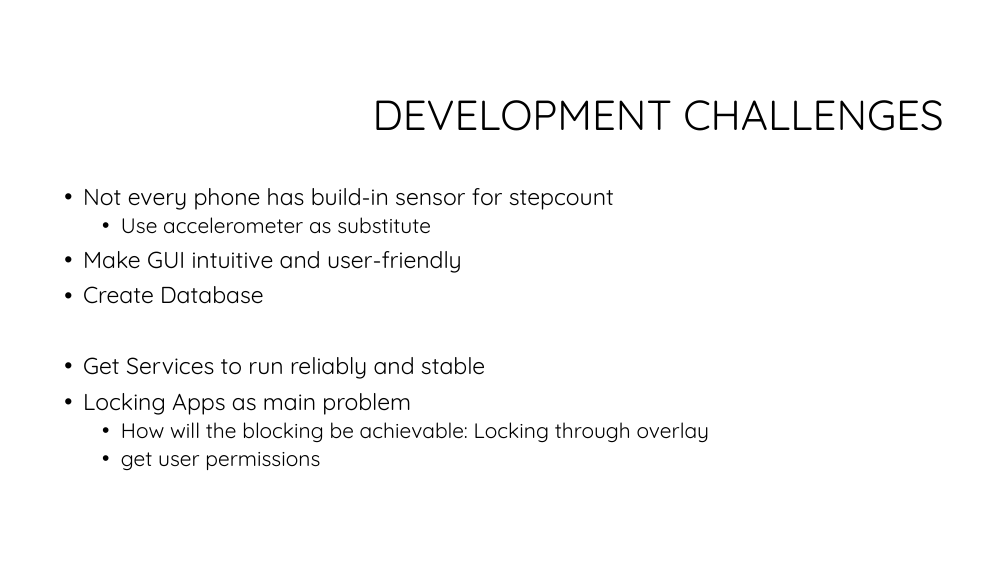
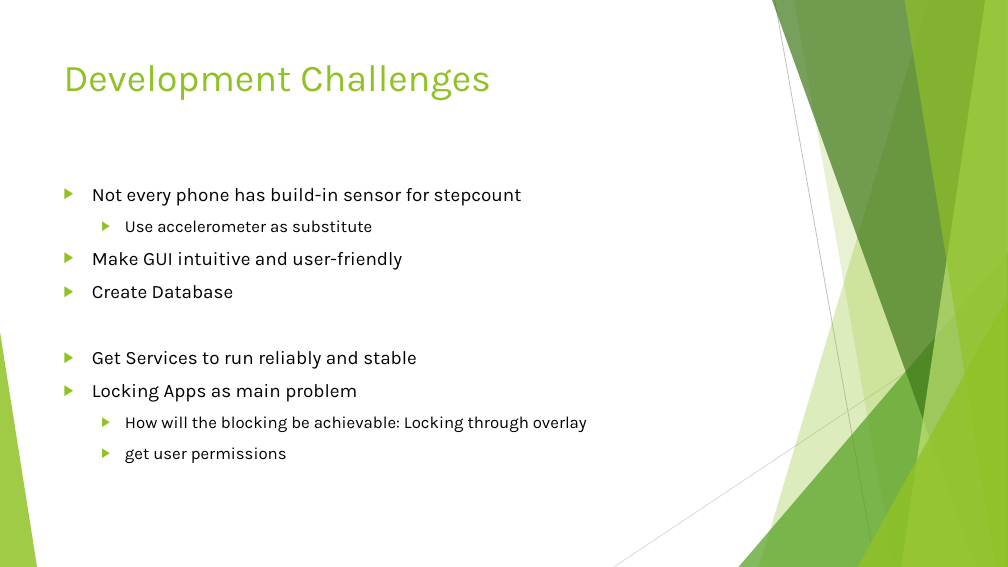
Before and after one commit to FHellmann/Uniatron, a slide deck: slide 5 of doc/Presentation/Uniatron-Presentation1207.pptx. Drawn at 1008x567 pixels with LibreOffice and Linux fonts; fonts in the diff are those of the drawing; background and template pictures are left out. Boxes give left, top, right and bottom in pixels: in the first picture for what was removed or moved away, otherwise in the second. Text is boxed around its words. In the diff, an @@ line names an element or a change of style, - is before the commit and + after.

```diff
--- a/doc/Presentation/Uniatron-Presentation1207.pptx
+++ b/doc/Presentation/Uniatron-Presentation1207.pptx
@@ title "Development Challenges" at [64, 65, 491, 101]: vertical alignment middle to top @@
@@ title at [64, 65, 491, 101]: text changed; size 40 to 36 pt; font Quicksand to Karla; text colour #000000 to #90C226 @@
-DEVELOPMENT CHALLENGES
+Development Challenges
@@ text "Not every phone has build-in ..." at [92, 188, 587, 463]: size 22 to 18 pt in "Not every phone has build-in sensor for ...", "Make GUI intuitive and user-friendly", "Create Database", "Get Services to run reliably and stable" and 1 more places; font Quicksand to Karla; size 20 to 16 pt in "Use accelerometer as substitute", "How will the blocking be achievable: Locking ...", "get user permissions"; bullet • to ▶; line spacing 0.9 to 1; more space between paragraphs @@
@@ group added at [0, 0, 1008, 567]: 5 freeform shapes, 3 triangles, 2 lines @@
```
Also in this commit, not shown: 5 other slides changed.
